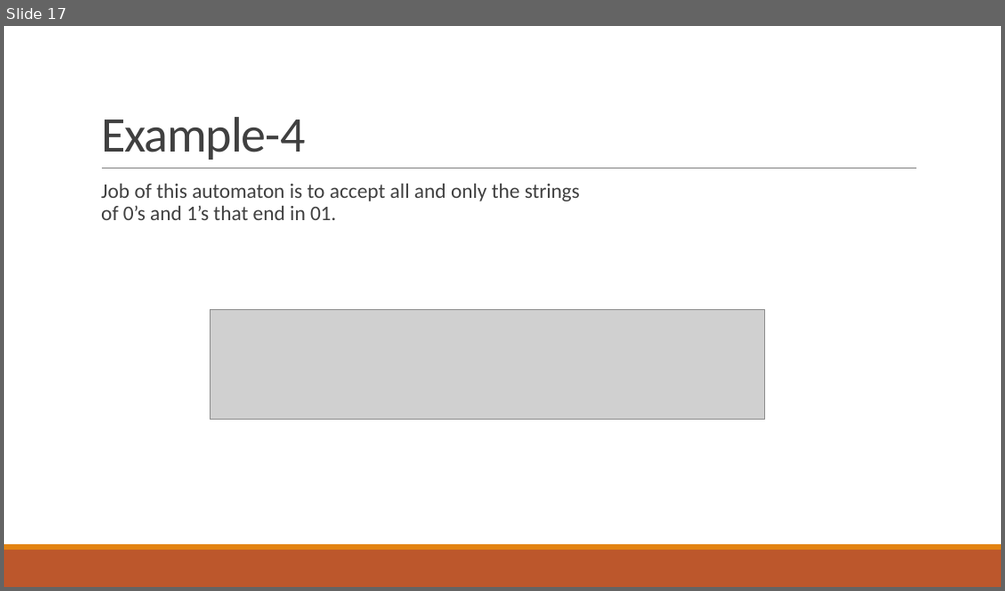
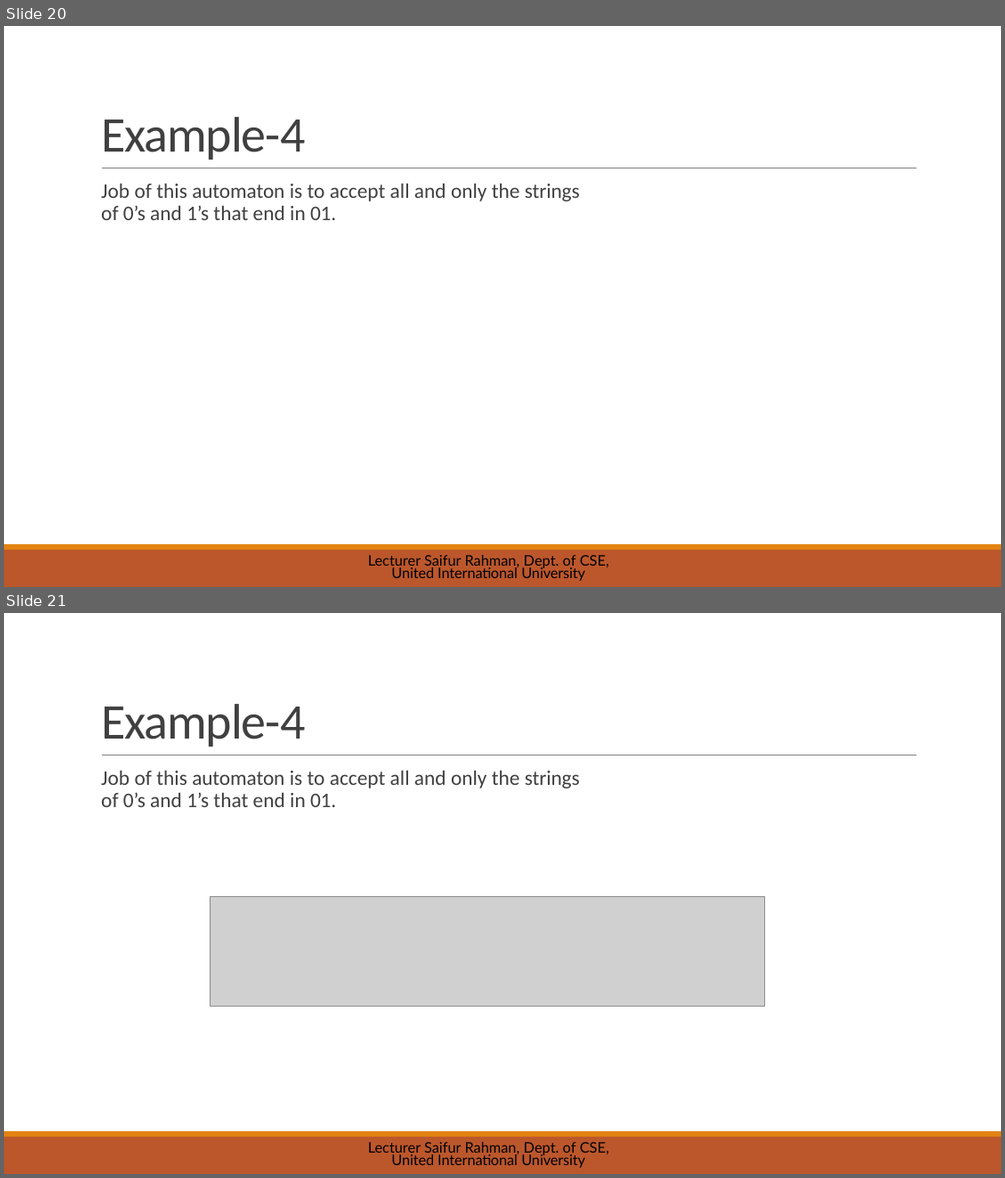
Before and after one commit to saifurrahman1701/UIU-Courses-Materials-, a slide deck: BSCSE/[251] Spring 2025/Theory of Computation_CSE 2233/Slides/06 - NFA.pptx. Shown one above the other, each under a label of ours: slide 17 before the commit, slides 20 and 21 after it. The pictures are 1005x591 and 1005x1178 pixels, drawn with LibreOffice and Linux fonts; fonts in the diff are those of the drawing; grey boxes stand for pictures. Boxes give left, top, right and bottom in pixels: in the first picture for what was removed or moved away, otherwise in the second. Text is boxed around its words. In the diff, an @@ line names an element or a change of style, - is before the commit and + after.

```diff
--- a/BSCSE/[251] Spring 2025/Theory of Computation_CSE 2233/Slides/06 - NFA.pptx
+++ b/BSCSE/[251] Spring 2025/Theory of Computation_CSE 2233/Slides/06 - NFA.pptx
@@ slide 21 added at (x1=4, y1=613, x2=1001, y2=1174), background #FFFFFF; not listed: 3 template elements that a slide beside it also shows @@
@@ title added at (x1=101, y1=704, x2=306, y2=747), 48 pt, text #404040 @@
+Example-4
@@ text added at (x1=101, y1=771, x2=580, y2=807), 20 pt, text #404040 @@
+Job of this automaton is to accept all and only the strings of 0’s and 1’s that end in 01.
@@ picture added at (x1=210, y1=896, x2=765, y2=1006) @@
@@ text added at (x1=368, y1=1142, x2=609, y2=1167), 14 pt, text #000000 @@
+Lecturer Saifur Rahman, Dept. of CSE, United International University
@@ what was slide 17 is now slide 20 @@
@@ slide 20 changed as well @@
@@ picture removed at (x1=210, y1=309, x2=765, y2=419) @@
@@ text added at (x1=368, y1=555, x2=609, y2=580), 14 pt, text #000000 @@
+Lecturer Saifur Rahman, Dept. of CSE, United International University
```
Also in this commit, not shown: 40 other slides changed, 11 other slides added, 7 slides removed, 9 other files.
